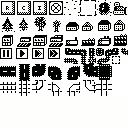
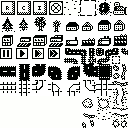
Before/after of a (128, 128) layered artwork. What changed in the layer stack:
painted on "Background" over left=80, top=64, right=128, bottom=128
